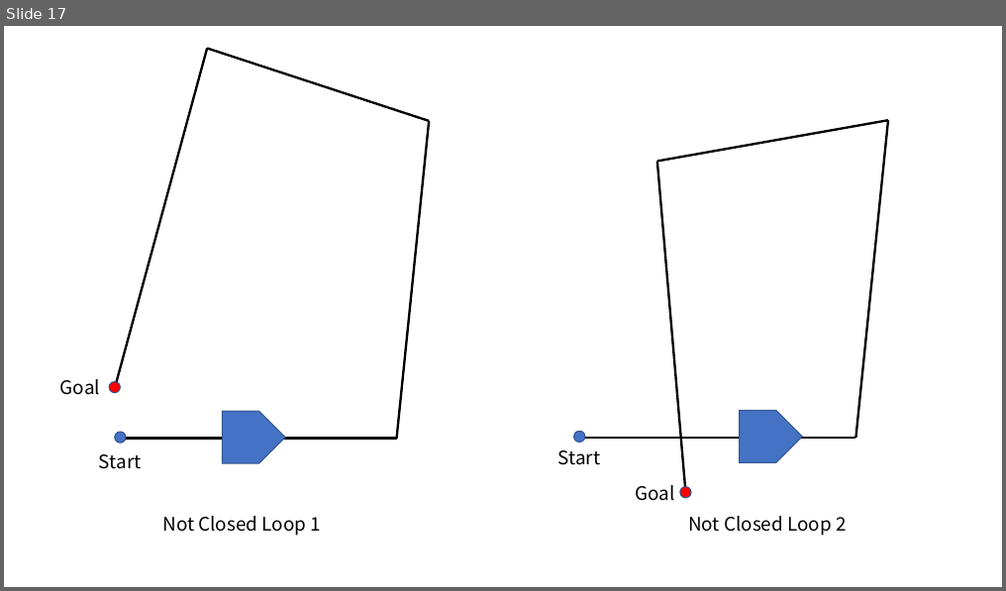
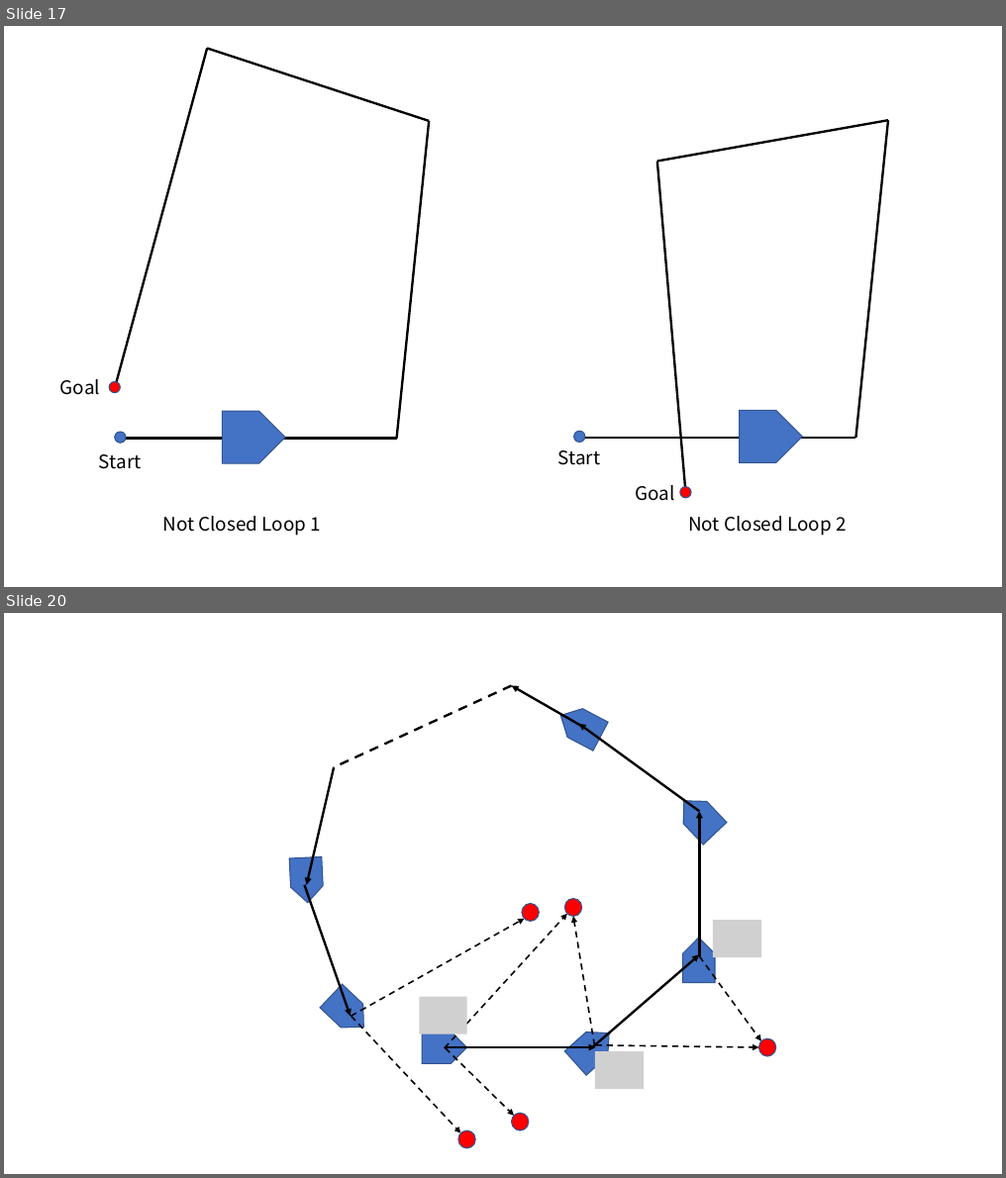
Before and after one commit to ShisatoYano/SLAMDesignUML, a slide deck: SLAM_Theoretical_Formulas.pptx. Shown one above the other, each under a label of ours: slide 17 before the commit, slides 17 and 20 after it; the slides between them are not shown. The pictures are 1006x591 and 1006x1178 pixels, drawn with LibreOffice and Linux fonts; fonts in the diff are those of the drawing; grey boxes stand for pictures. Boxes give left, top, right and bottom in pixels: in the first picture for what was removed or moved away, otherwise in the second. Text is boxed around its words. In the diff, an @@ line names an element or a change of style, - is before the commit and + after.

```diff
--- a/SLAM_Theoretical_Formulas.pptx
+++ b/SLAM_Theoretical_Formulas.pptx
@@ slide 20 added at bbox=[4, 613, 1002, 1174], background #FFFFFF @@
@@ line added from (512, 685) to (334, 767), #000000 2.25 pt dashed @@
@@ arrow added from (582, 726) to (512, 685), #000000 2.25 pt @@
@@ pentagon arrow added at bbox=[553, 701, 608, 751], fill #4472C4, outline #325491 1 pt @@
@@ arrow added from (699, 811) to (579, 724), #000000 2.25 pt @@
@@ arrow added from (334, 767) to (307, 885), #000000 2.25 pt @@
@@ pentagon arrow added at bbox=[672, 789, 727, 845], fill #4472C4, outline #325491 1 pt @@
@@ arrow added from (699, 957) to (699, 811), #000000 2.25 pt @@
@@ pentagon arrow added at bbox=[289, 858, 324, 904], fill #4472C4, outline #325491 1 pt @@
@@ arrow added from (304, 885) to (350, 1017), #000000 2.25 pt @@
@@ ellipse added at bbox=[522, 903, 540, 922], fill #FF0000, outline #325491 1 pt @@
@@ ellipse added at bbox=[564, 899, 582, 917], fill #FF0000, outline #325491 1 pt @@
@@ arrow added from (351, 1017) to (525, 919), #000000 1.5 pt dashed @@
@@ arrow added from (445, 1049) to (567, 914), #000000 1.5 pt dashed @@
@@ arrow added from (595, 1046) to (573, 916), #000000 1.5 pt dashed @@
@@ pentagon arrow added at bbox=[682, 938, 715, 982], fill #4472C4, outline #325491 1 pt @@
@@ picture added at bbox=[713, 920, 761, 958] @@
@@ arrow added from (592, 1048) to (699, 956), #000000 2.25 pt @@
@@ arrow added from (699, 957) to (761, 1042), #000000 1.5 pt dashed @@
@@ pentagon arrow added at bbox=[320, 984, 375, 1039], fill #4472C4, outline #325491 1 pt @@
@@ picture added at bbox=[420, 997, 467, 1035] @@
@@ arrow added from (351, 1017) to (460, 1134), #000000 1.5 pt dashed @@
@@ pentagon arrow added at bbox=[565, 1021, 620, 1075], fill #4472C4, outline #325491 1 pt @@
@@ pentagon arrow added at bbox=[422, 1032, 466, 1063], fill #4472C4, outline #325491 1 pt @@
@@ arrow added from (445, 1048) to (595, 1048), #000000 2.25 pt @@
@@ arrow added from (446, 1049) to (514, 1116), #000000 1.5 pt dashed @@
@@ arrow added from (595, 1046) to (759, 1048), #000000 1.5 pt dashed @@
@@ picture added at bbox=[595, 1052, 645, 1089] @@
@@ ellipse added at bbox=[759, 1039, 776, 1057], fill #FF0000, outline #325491 1 pt @@
@@ ellipse added at bbox=[512, 1113, 529, 1131], fill #FF0000, outline #325491 1 pt @@
@@ ellipse added at bbox=[458, 1131, 475, 1149], fill #FF0000, outline #325491 1 pt @@
```
Also in this commit, not shown: 2 other slides added.
